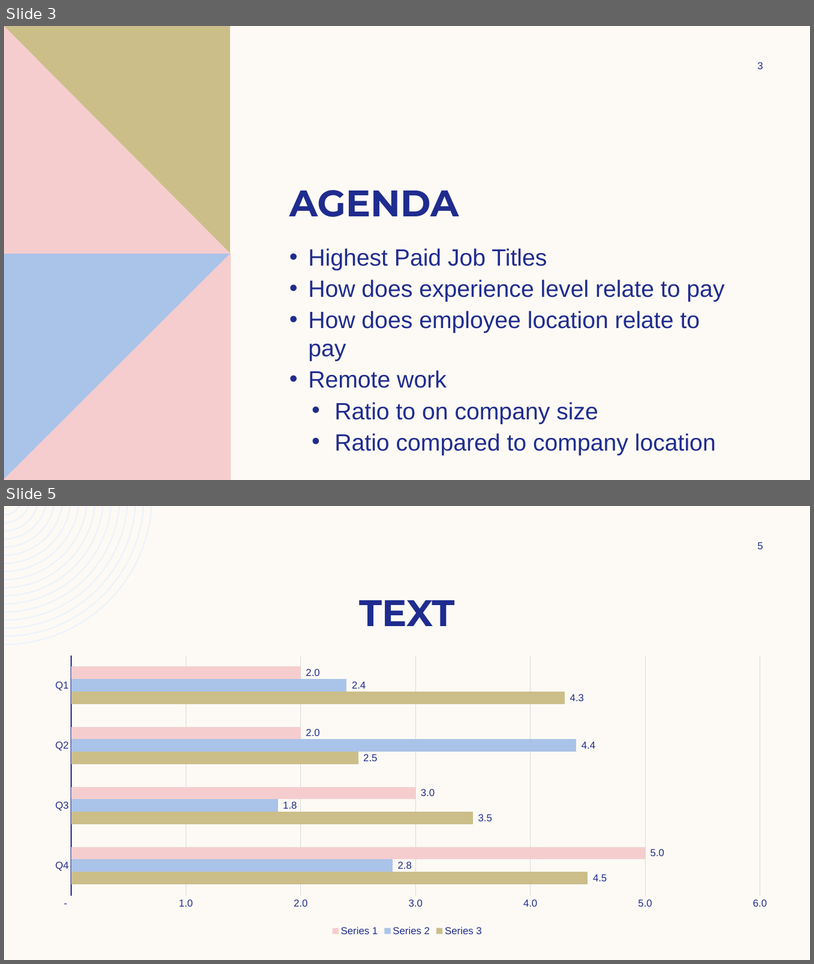
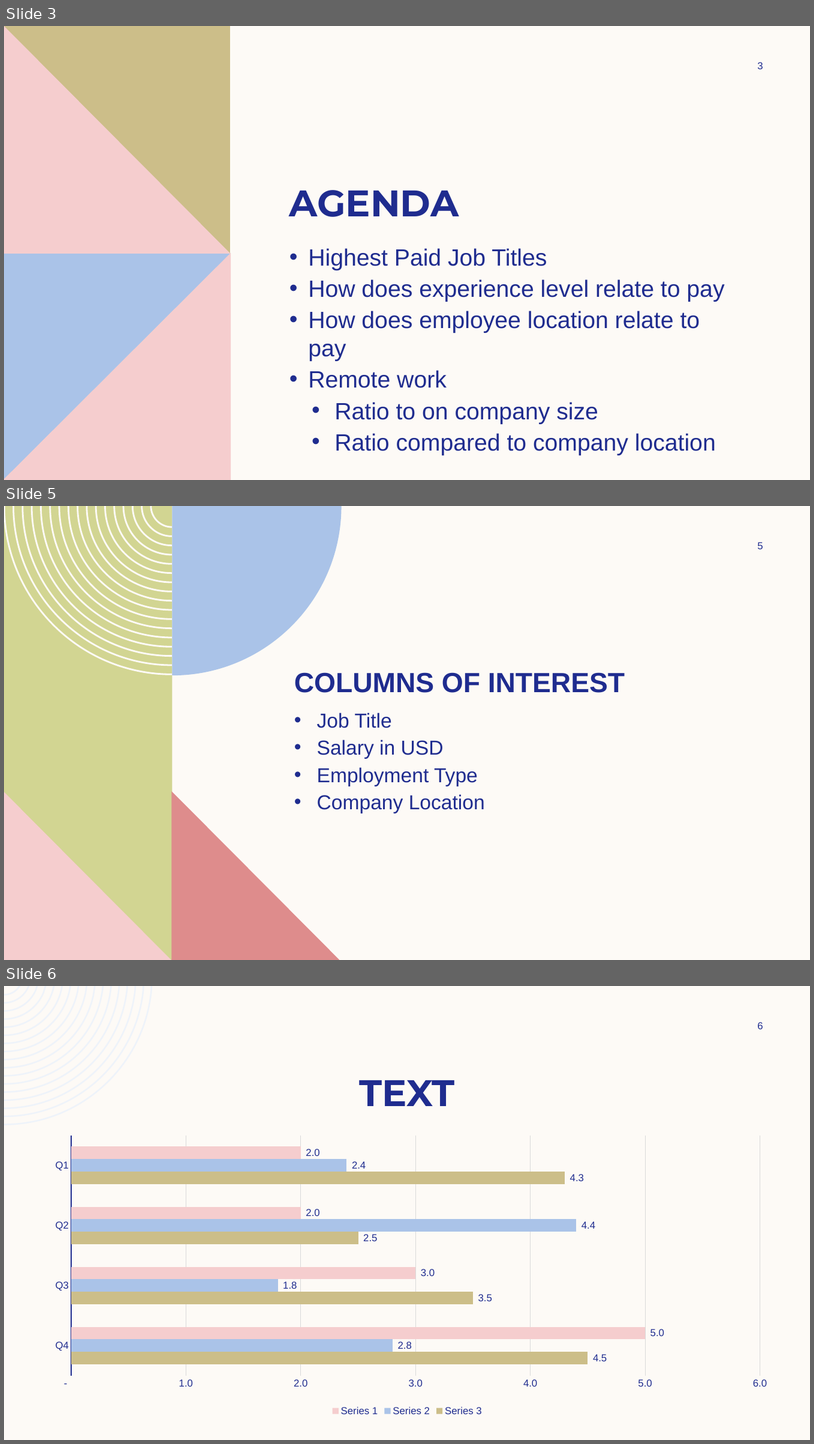
Before and after one commit to joshlynj/ds_salaries, a slide deck: powerpoint/Data Science Salaries from 2022-2023 pt2.pptx. Shown one above the other, each under a label of ours: slides 3 and 5 before the commit, slides 3, 5 and 6 after it; the slides between them are not shown. The pictures are 814x964 and 814x1444 pixels, drawn with LibreOffice and Linux fonts; fonts in the diff are those of the drawing. Boxes give left, top, right and bottom in pixels: in the first picture for what was removed or moved away, otherwise in the second. Text is boxed around its words. In the diff, an @@ line names an element or a change of style, - is before the commit and + after.

Commit message:
updated powerpoint

```diff
--- a/powerpoint/Data Science Salaries from 2022-2023 pt2.pptx
+++ b/powerpoint/Data Science Salaries from 2022-2023 pt2.pptx
@@ slide 5 added at bbox=[4, 506, 810, 960], background #FDFAF6 @@
@@ freeform shape added at bbox=[4, 506, 172, 960], fill #D2D592 @@
@@ freeform shape added at bbox=[4, 506, 172, 675], fill #FDFAF6 @@
@@ freeform shape added at bbox=[172, 506, 342, 675], fill #AAC3E8 @@
@@ page number added at bbox=[758, 542, 763, 549], 12 pt, text #1F2C8F @@
+5
@@ title added at bbox=[294, 672, 625, 693], 33 pt, text #1F2C8F, bold @@
+COLUMNS OF INTEREST
@@ text added at bbox=[317, 712, 485, 813], 24 pt, text #1F2C8F @@
+• Job Title
+• Salary in USD
+• Employment Type
+• Company Location
@@ freeform shape added at bbox=[4, 791, 172, 960], fill #F5CDCE @@
@@ freeform shape added at bbox=[171, 791, 341, 960], fill #DE8C8C @@
@@ what was slide 5 is now slide 6 @@
@@ page number at bbox=[758, 1022, 763, 1029]: text changed @@
-5
+6
```
Also in this commit, not shown: 1 other slide added, 2 slides removed, 1 other file.
